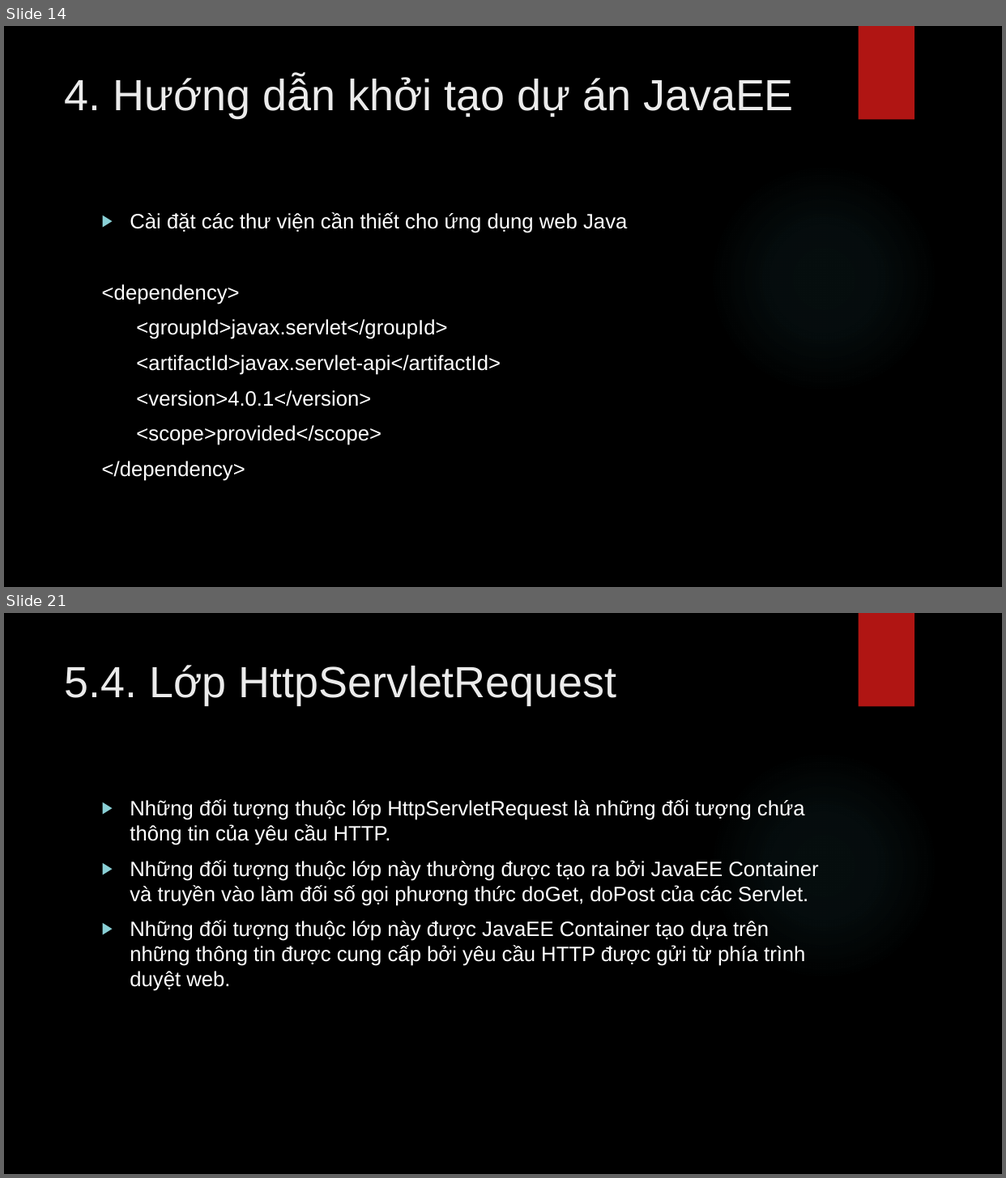
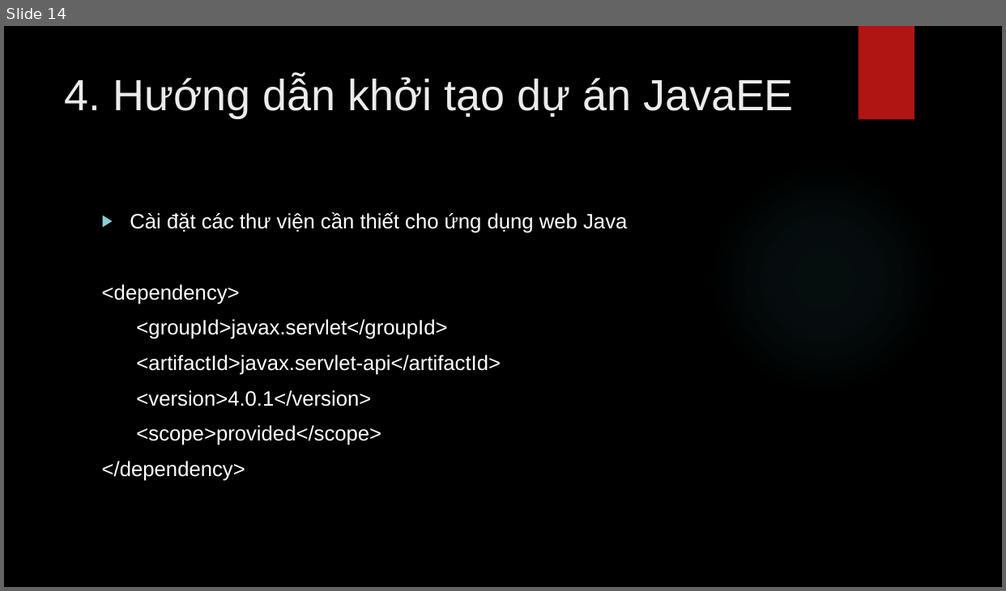
Before and after one commit to lequochai26/GDUTraining_Basic_Java_Web_Development, a slide deck: Slides/Day_7_1.pptx. Shown one above the other, each under a label of ours: slides 14 and 21 before the commit, slide 14 after it; the slides between them are not shown. The pictures are 1006x1178 and 1006x591 pixels, drawn with LibreOffice and Linux fonts; fonts in the diff are those of the drawing; background and template pictures are left out. Boxes give left, top, right and bottom in pixels: in the first picture for what was removed or moved away, otherwise in the second. Text is boxed around its words. In the diff, an @@ line names an element or a change of style, - is before the commit and + after.

```diff
--- a/Slides/Day_7_1.pptx
+++ b/Slides/Day_7_1.pptx
@@ slide 21 removed at [4,613,1002,1174], background picture (left out); not listed: 2 template elements that a slide beside it also shows @@
@@ title removed at [65,665,616,705] @@
-5.4. Lớp HttpServletRequest
@@ text removed at [130,799,818,991] @@
-▶ Những đối tượng thuộc lớp HttpServletRequest là những đối tượng chứa thông tin của yêu cầu HTTP.
-▶ Những đối tượng thuộc lớp này thường được tạo ra bởi JavaEE Container và truyền vào làm đối số gọi phương thức doGet, doPost của các Servlet.
-▶ Những đối tượng thuộc lớp này được JavaEE Container tạo dựa trên những thông tin được cung cấp bởi yêu cầu HTTP được gửi từ phía trình duyệt web.
```
Also in this commit, not shown: 15 other slides removed, 2 other files.
